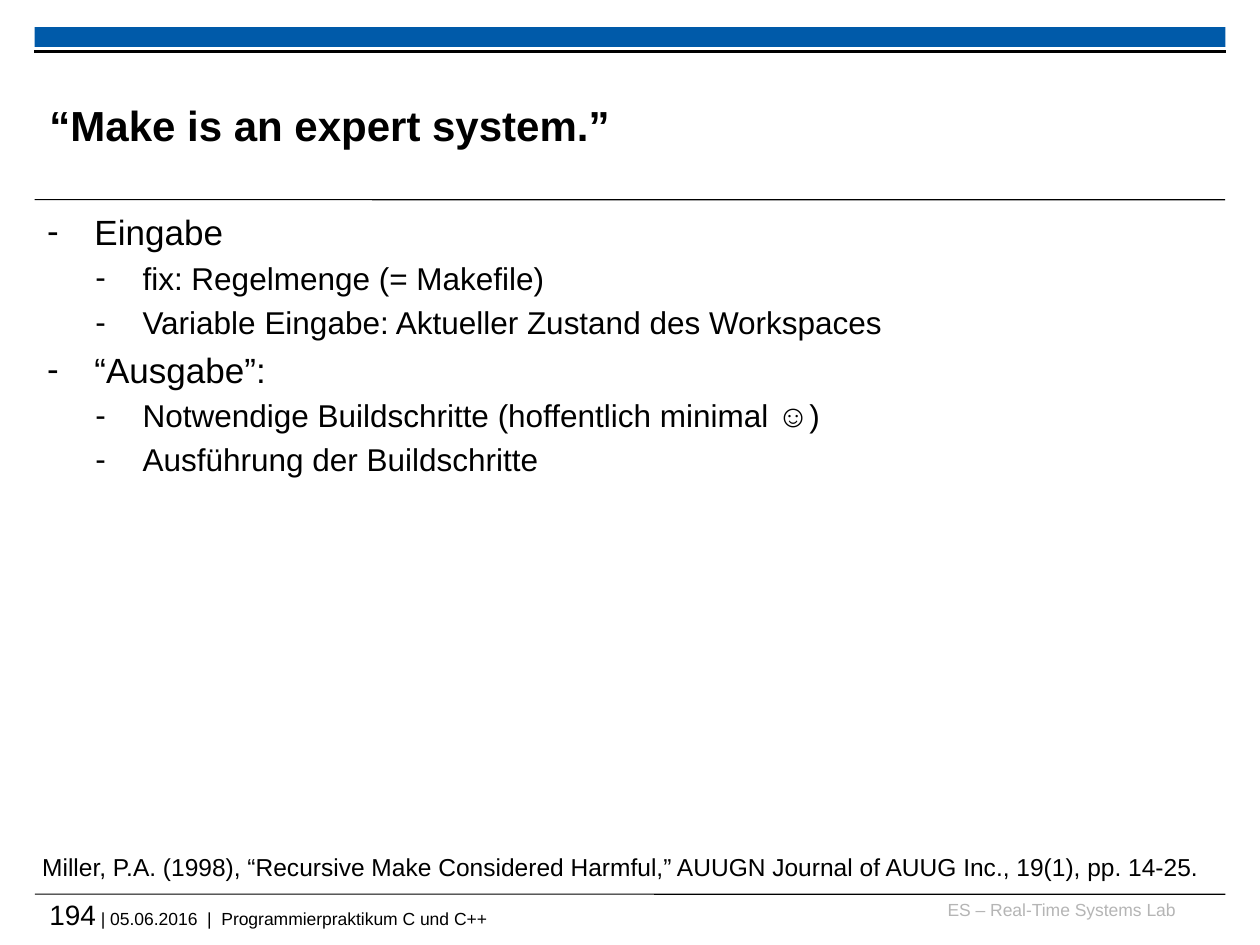
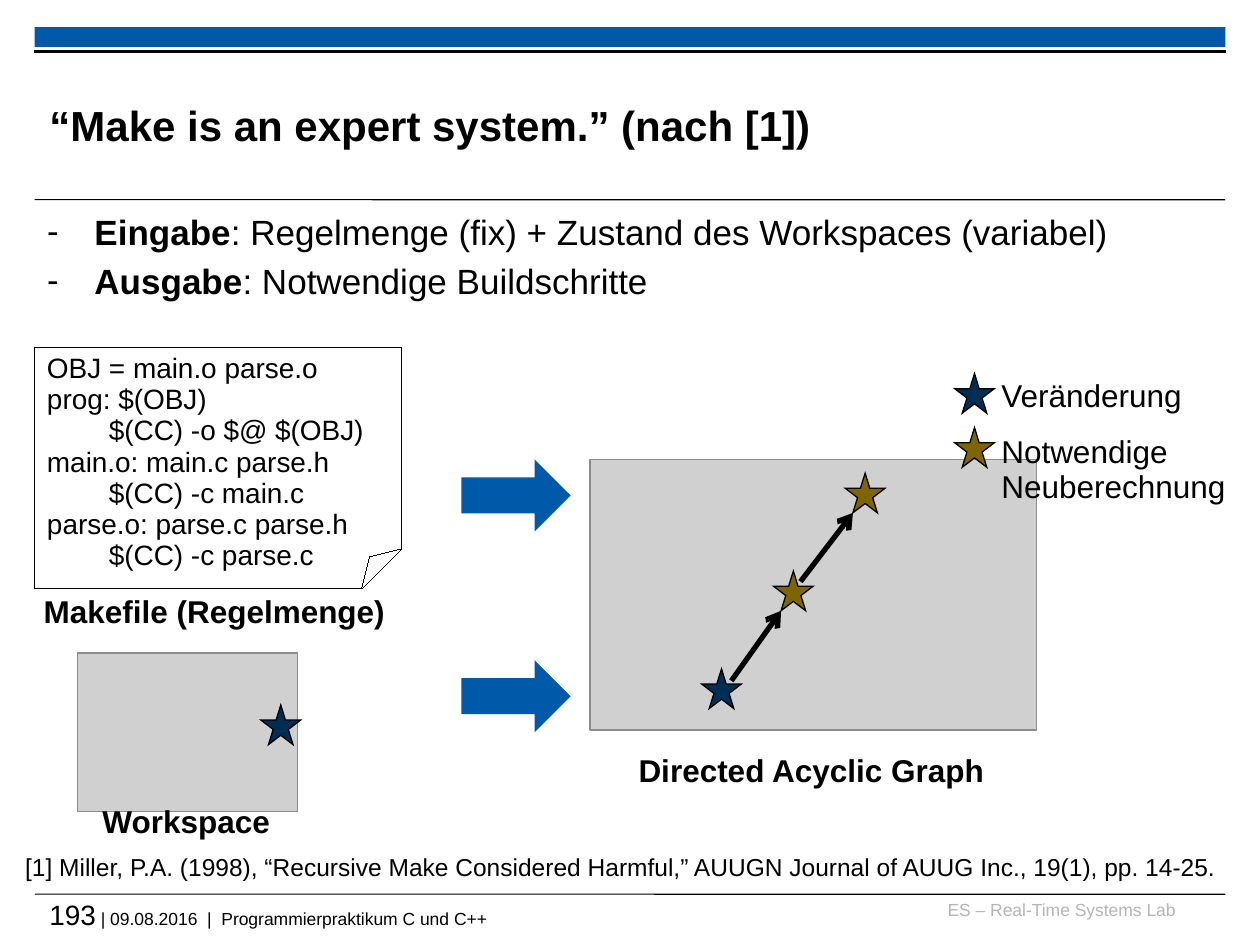
Before and after one commit to h82k/tud-cppp, a slide deck: slide 193 of cppp_lecture.pptx (slide 194 before the commit). Drawn at 1260x945 pixels with LibreOffice and Linux fonts; fonts in the diff are those of the drawing; grey boxes stand for pictures; background and template pictures are left out. Boxes give left, top, right and bottom in pixels: in the first picture for what was removed or moved away, otherwise in the second. Text is boxed around its words. In the diff, an @@ line names an element or a change of style, - is before the commit and + after.

```diff
--- a/cppp_lecture.pptx
+++ b/cppp_lecture.pptx
@@ title at (49,110,810,150): text changed @@
-“Make is an expert system.”
+“Make is an expert system.” (nach [1])
@@ text at (94,219,1107,301): text changed; size 18 to 20 pt @@
-– Eingabe
-  – fix: Regelmenge (= Makefile)
-  – Variable Eingabe: Aktueller Zustand des Workspaces
-– “Ausgabe”:
-  – Notwendige Buildschritte (hoffentlich minimal ☺)
-  – Ausführung der Buildschritte
+– Eingabe: Regelmenge (fix) + Zustand des Workspaces (variabel)
+– Ausgabe: Notwendige Buildschritte
@@ folded corner added at (34,346,401,588), outline #000000 0.75 pt, 16 pt, text #000000 @@
+OBJ = main.o parse.o
+prog: $(OBJ)
+$(CC) -o $@ $(OBJ)
+main.o: main.c parse.h
+$(CC) -c main.c
+parse.o: parse.c parse.h
+$(CC) -c parse.c
@@ star added at (955,373,995,413), fill #002D54, outline #000000 0.75 pt @@
@@ text added at (1001,384,1181,413), 18 pt, text #000000 @@
+Veränderung
@@ star added at (955,427,995,467), fill #7E6500, outline #000000 0.75 pt @@
@@ text added at (1001,440,1225,504), 18 pt, text #000000 @@
+Notwendige
+Neuberechnung
@@ right arrow added at (461,460,571,532), fill #005AA9 @@
@@ picture added at (590,460,1036,731) @@
@@ star added at (845,474,886,514), fill #7E6500, outline #000000 0.75 pt @@
@@ arrow added from (800, 582) to (853, 513), #000000 3 pt @@
@@ star added at (774,571,814,611), fill #7E6500, outline #000000 0.75 pt @@
@@ text added at (44,600,385,629), 18 pt, text #000000, bold @@
+Makefile (Regelmenge)
@@ arrow added from (731, 680) to (781, 611), #000000 3 pt @@
@@ picture added at (77,653,297,811) @@
@@ right arrow added at (461,660,571,732), fill #005AA9 @@
@@ star added at (702,669,742,709), fill #002D54, outline #000000 0.75 pt @@
@@ star added at (261,706,301,746), fill #002D54, outline #000000 0.75 pt @@
@@ text added at (639,759,984,788), 18 pt, text #000000, bold @@
+Directed Acyclic Graph
@@ text added at (102,810,269,839), 18 pt, text #000000, bold @@
+Workspace
@@ text at (25,858,1215,881): text changed @@
-Miller, P.A. (1998), “Recursive Make Considered Harmful,” AUUGN Journal of AUUG Inc., 19(1), pp. 14-25.
+[1] Miller, P.A. (1998), “Recursive Make Considered Harmful,” AUUGN Journal of AUUG Inc., 19(1), pp. 14-25.
@@ text at (49,905,487,929): text changed @@
-194 | 05.06.2016 | Programmierpraktikum C und C++
+193 | 09.08.2016 | Programmierpraktikum C und C++
```
Also in this commit, not shown: 58 other slides changed, 1 slide added, 2 slides removed.
